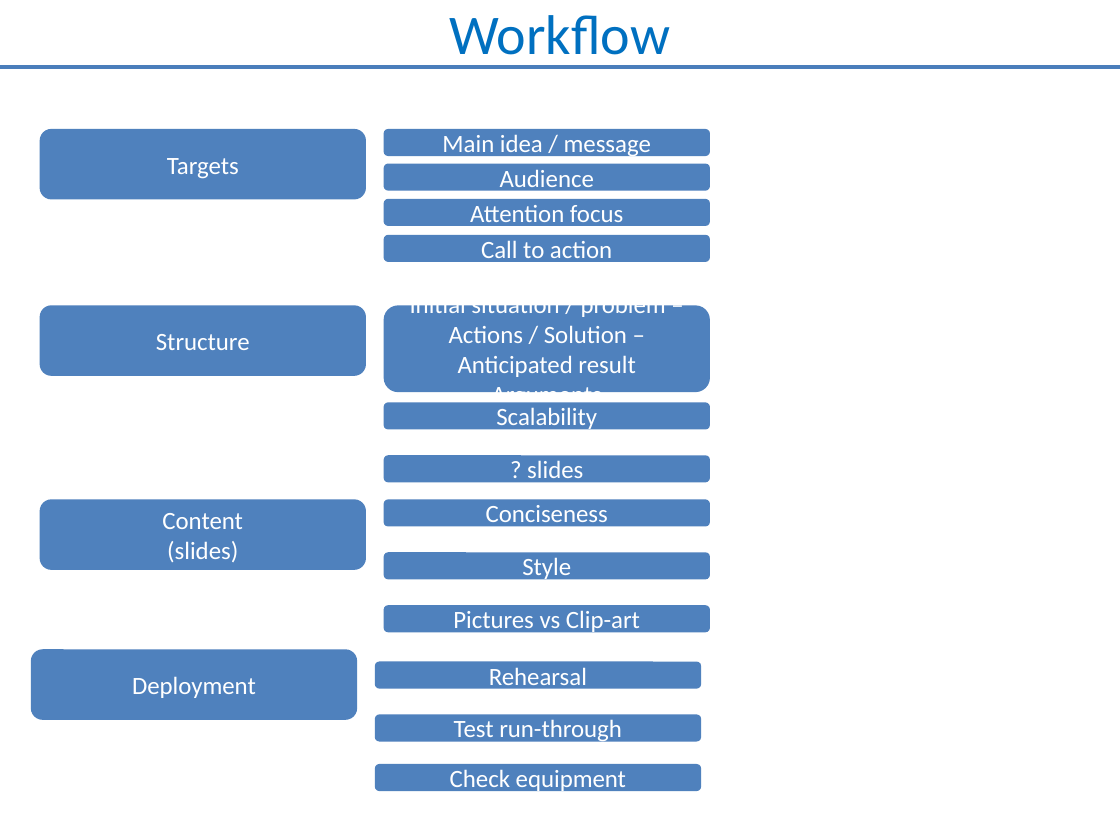
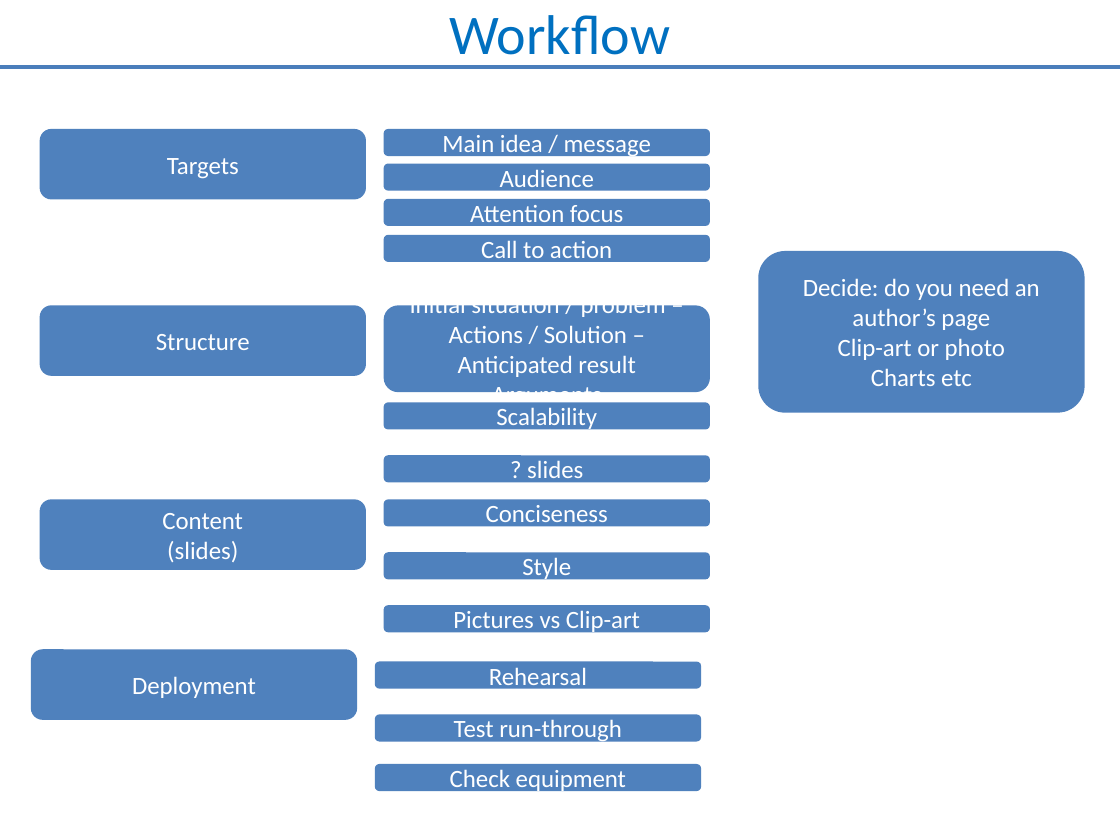
Before and after one commit to OleksiyRudenko/_under-development, a slide deck: slide 5 of soft-skills--Presentation/Presentation about Presentation.pptx. Drawn at 1120x840 pixels with LibreOffice and Linux fonts; fonts in the diff are those of the drawing. Boxes give left, top, right and bottom in pixels: in the first picture for what was removed or moved away, otherwise in the second. Text is boxed around its words. In the diff, an @@ line names an element or a change of style, - is before the commit and + after.

Commit message:
update

```diff
--- a/soft-skills--Presentation/Presentation about Presentation.pptx
+++ b/soft-skills--Presentation/Presentation about Presentation.pptx
@@ rounded rectangle added at <box>758,251,1084,412</box>, fill #4F81BD, 16 pt, text #FFFFFF @@
+Decide: do you need an author’s page
+Clip-art or photo
+Charts etc
```
